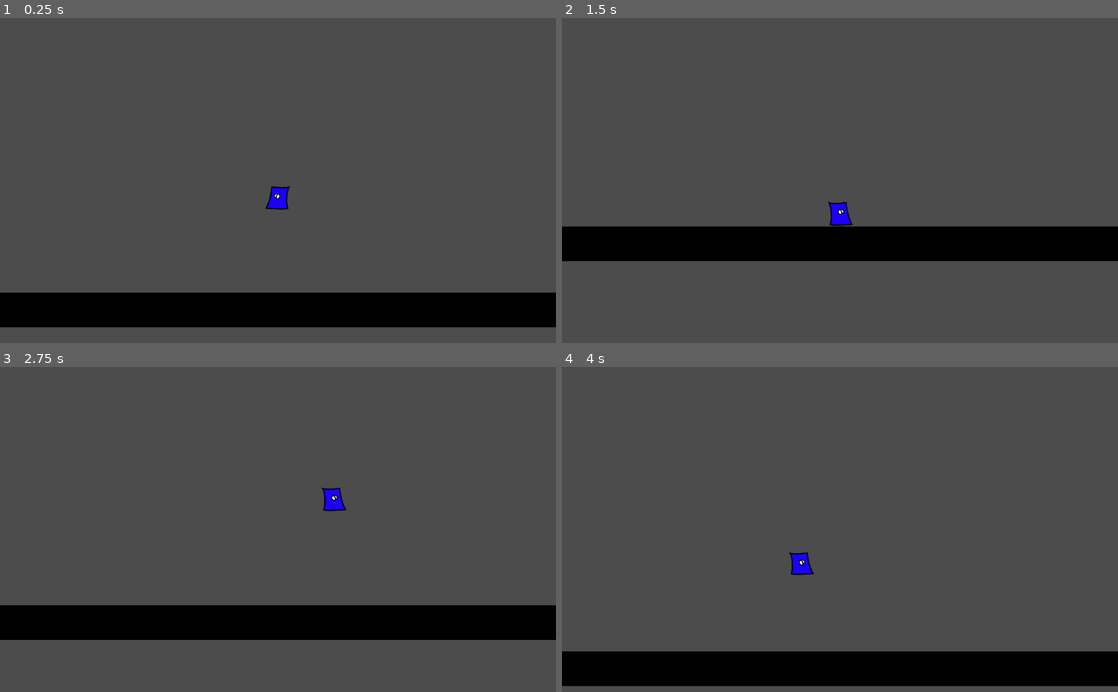
Above: before the commit, frames 1-4 (two rows, left to right).
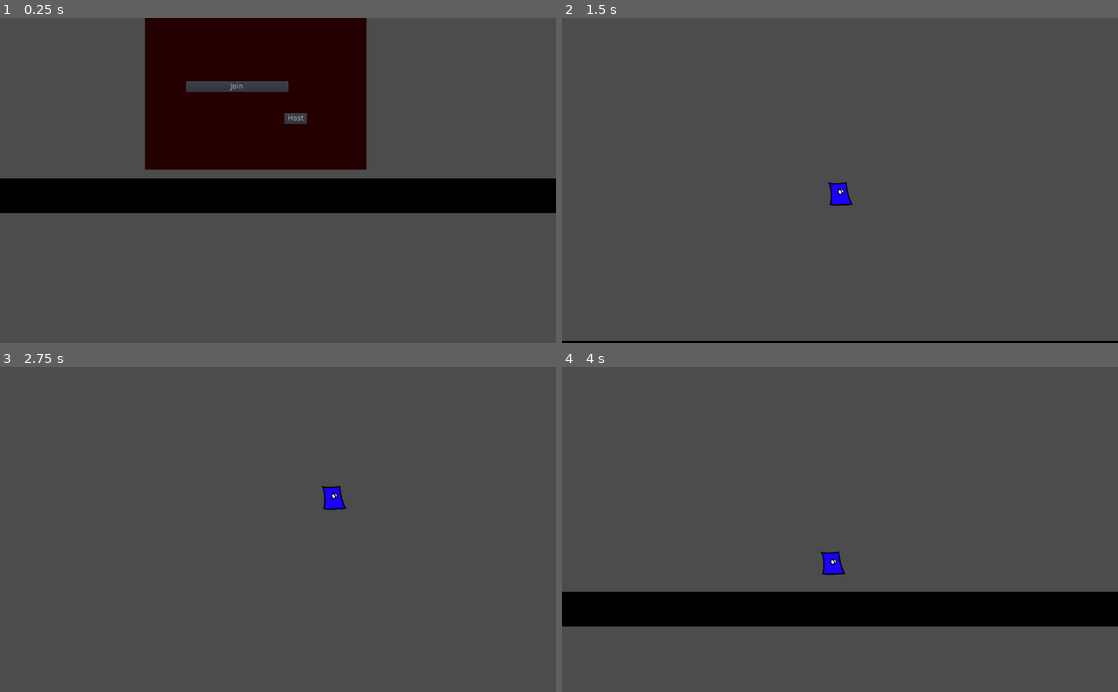
Above: after the commit, the same moments.

Repository: happeens/NAT
Game: Godot game, scene res://test.tscn
Same seed, same stepped clock (60 frames per second), same inputs: the game is played once before the commit and once after it. The project has no main scene, so this scene is started directly.
Inputs (mouse positions are in pixels of both pictures, inside the frame that each line leads up to):
- Up to frame 1 (0.25 s): no input
- Up to frame 2 (1.5 s): click (801, 86) at 0.5 s, where only the run after the commit has a clickable "Join"; click (856, 118) at 1.25 s, where only the run after the commit has a clickable "Host"
- Up to frame 3 (2.75 s): move the mouse to (400, 513) at 2.02 s; hold D (right) from 2.03 s (still down); hold Space (jump) from 2.03 s (still down); click (400, 513) at 2.17 s
- Up to frame 4 (4 s): move the mouse to (728, 545) at 2.77 s; release Space (jump) at 2.78 s; tap Space (jump) at 2.85, 3.02, 3.32 s; click (728, 545) at 2.92 s; move the mouse to (895, 458) at 3.52 s; release D (right) at 3.53 s; hold A (left) from 3.53 s (still down); hold Space (jump) from 3.53 s (still down); click (895, 458) at 3.67 s

The runs differ from the first frame. In frame 1, 40% of the frame differs, in the area x 0-100%, y 0-96%; in frame 2, 12%; in frame 3, 11%; in frame 4, 22%.

Commit message:
:hammer: Make character scene

Diff:
--- /dev/null
+++ b/scenes/Character.tscn
@@ -0,0 +1,33 @@
+[gd_scene load_steps=4 format=2]
+
+[ext_resource path="res://scripts/player.gd" type="Script" id=1]
+[ext_resource path="res://scenes/natee.tscn" type="PackedScene" id=2]
+
+[sub_resource type="RectangleShape2D" id=1]
+
+custom_solver_bias = 0.0
+extents = Vector2( 29.9043, 30.748 )
+
+[node name="Character" type="KinematicBody2D"]
+
+input_pickable = false
+collision_layer = 1
+collision_mask = 1
+collision/safe_margin = 0.08
+script = ExtResource( 1 )
+__meta__ = {
+"_edit_group_": true
+}
+GRAVITY = Vector2( 0, 900 )
+WALK_SPEED = 600.0
+JUMP_SPEED = 900.0
+WALL_JUMP_VEL = 1600.0
+
+[node name="CollisionShape2D" type="CollisionShape2D" parent="."]
+
+shape = SubResource( 1 )
+
+[node name="natee" parent="." instance=ExtResource( 2 )]
+
+position = Vector2( 0, 0 )
+_sections_unfolded = [ "Transform" ]
--- a/scenes/Player.tscn
+++ b/scenes/Player.tscn
@@ -1,28 +1,12 @@
-[gd_scene load_steps=4 format=2]
+[gd_scene load_steps=2 format=2]
 
-[ext_resource path="res://scripts/player.gd" type="Script" id=1]
-[ext_resource path="res://scenes/natee.tscn" type="PackedScene" id=2]
+[ext_resource path="res://scenes/Character.tscn" type="PackedScene" id=1]
 
-[sub_resource type="RectangleShape2D" id=1]
+[node name="Player" type="Node"]
 
-custom_solver_bias = 0.0
-extents = Vector2( 29.9043, 30.748 )
+[node name="Character" parent="." instance=ExtResource( 1 )]
 
-[node name="Player" type="KinematicBody2D"]
-
-input_pickable = false
-collision_layer = 1
-collision_mask = 1
-collision/safe_margin = 0.08
-script = ExtResource( 1 )
-__meta__ = {
-"_edit_group_": true
-}
-GRAVITY = Vector2( 0, 900 )
-WALK_SPEED = 900.0
-JUMP_SPEED = 900.0
-
-[node name="Camera2D" type="Camera2D" parent="."]
+[node name="Camera2D" type="Camera2D" parent="Character"]
 
 anchor_mode = 1
 rotating = false
@@ -44,12 +28,3 @@
 editor_draw_screen = true
 editor_draw_limits = false
 editor_draw_drag_margin = false
-
-[node name="CollisionShape2D" type="CollisionShape2D" parent="."]
-
-shape = SubResource( 1 )
-
-[node name="natee" parent="." instance=ExtResource( 2 )]
-
-position = Vector2( 0, 0 )
-_sections_unfolded = [ "Transform" ]
--- a/scenes/TestScene.tscn
+++ b/scenes/TestScene.tscn
@@ -434,4 +434,3 @@
 [node name="Player" parent="." instance=ExtResource( 2 )]
 
 position = Vector2( 130, 300 )
-WALL_JUMP_VEL = 1600.0
--- /dev/null
+++ b/scripts/HostButton.gd
@@ -0,0 +1,8 @@
+extends Button
+
+func _ready():
+	pass
+
+func _gui_input(event):
+	if event is InputEventMouseButton and event.pressed:
+		get_node("/root/Node2D/Network")._start_hosted_game()
--- /dev/null
+++ b/scripts/network.gd
@@ -0,0 +1,22 @@
+extends Node
+
+const DEFAULT_PORT = 15234
+const MAX_PEERS = 12
+
+func _ready():
+	get_tree().connect("network_peer_connected", self, "_player_connected")
+
+func _player_connected(id):
+	print(id + " connected")
+
+func _start_hosted_game():
+	# load world
+	# spawn player
+	# master
+	get_node("/root/Node2D/NetworkPanel").queue_free()
+	var host = NetworkedMultiplayerENet.new()
+	host.create_server(DEFAULT_PORT, MAX_PEERS)
+	get_tree().set_network_peer(host)
+
+	var player = load("res://scenes/Player.tscn").instance()
+	get_node("/root/Node2D").add_child(player)
--- a/scripts/player.gd
+++ b/scripts/player.gd
@@ -23,7 +23,7 @@
 	pass
 
 func _input(event):
-	if (on_floor or jumps_available > 0) and event.is_action_pressed("jump") and not event.is_echo():
+	if (on_floor or jumps_available > 0) and event.is_action_pressed("jump") and not event.is_echo() and not is_on_wall():
 		linear_vel.y = -JUMP_SPEED
 		jumps_available -= 1
 
--- a/test.tscn
+++ b/test.tscn
@@ -1,7 +1,8 @@
-[gd_scene load_steps=4 format=2]
+[gd_scene load_steps=5 format=2]
 
-[ext_resource path="res://scenes/Player.tscn" type="PackedScene" id=1]
-[ext_resource path="res://icon.png" type="Texture" id=2]
+[ext_resource path="res://icon.png" type="Texture" id=1]
+[ext_resource path="res://scripts/network.gd" type="Script" id=2]
+[ext_resource path="res://scripts/HostButton.gd" type="Script" id=3]
 
 [sub_resource type="RectangleShape2D" id=1]
 
@@ -12,12 +13,9 @@
 
 position = Vector2( 488.507, 88.6742 )
 
-[node name="Player" parent="." instance=ExtResource( 1 )]
-
-JUMP_SPEED = 500.0
-
 [node name="StaticBody2D" type="StaticBody2D" parent="."]
 
+editor/display_folded = true
 position = Vector2( 12.348, 239.141 )
 scale = Vector2( 1e+06, 1 )
 input_pickable = false
@@ -42,5 +40,72 @@
 
 modulate = Color( 0, 0, 0, 1 )
 scale = Vector2( 20, 1 )
-texture = ExtResource( 2 )
+texture = ExtResource( 1 )
 _sections_unfolded = [ "Animation", "Material", "Offset", "Region", "Transform", "Visibility" ]
+
+[node name="Network" type="Node" parent="."]
+
+script = ExtResource( 2 )
+
+[node name="NetworkPanel" type="Panel" parent="."]
+
+self_modulate = Color( 1, 0, 0, 1 )
+anchor_left = 0.0
+anchor_top = 0.0
+anchor_right = 1.0
+anchor_bottom = 1.0
+margin_left = -222.0
+margin_top = -283.0
+margin_right = 186.0
+margin_bottom = 191.0
+rect_pivot_offset = Vector2( 0, 0 )
+mouse_filter = 0
+size_flags_horizontal = 3
+size_flags_vertical = 3
+_sections_unfolded = [ "Anchor", "Visibility" ]
+
+[node name="Join" type="Button" parent="NetworkPanel"]
+
+anchor_left = 0.5
+anchor_top = 0.5
+anchor_right = 1.0
+anchor_bottom = 0.5
+margin_left = -128.5
+margin_top = 74.0
+margin_right = -144.0
+margin_bottom = 94.0
+rect_pivot_offset = Vector2( 0, 0 )
+rect_clip_content = false
+mouse_filter = 0
+size_flags_horizontal = 1
+size_flags_vertical = 1
+toggle_mode = false
+enabled_focus_mode = 2
+shortcut = null
+group = null
+text = "Join"
+flat = false
+_sections_unfolded = [ "Anchor" ]
+
+[node name="Host" type="Button" parent="NetworkPanel"]
+
+anchor_left = 0.0
+anchor_top = 0.0
+anchor_right = 0.0
+anchor_bottom = 0.0
+margin_left = 257.0
+margin_top = 370.0
+margin_right = 299.0
+margin_bottom = 390.0
+rect_pivot_offset = Vector2( 0, 0 )
+rect_clip_content = false
+mouse_filter = 0
+size_flags_horizontal = 1
+size_flags_vertical = 1
+toggle_mode = false
+enabled_focus_mode = 2
+shortcut = null
+group = null
+text = "Host"
+flat = false
+script = ExtResource( 3 )
